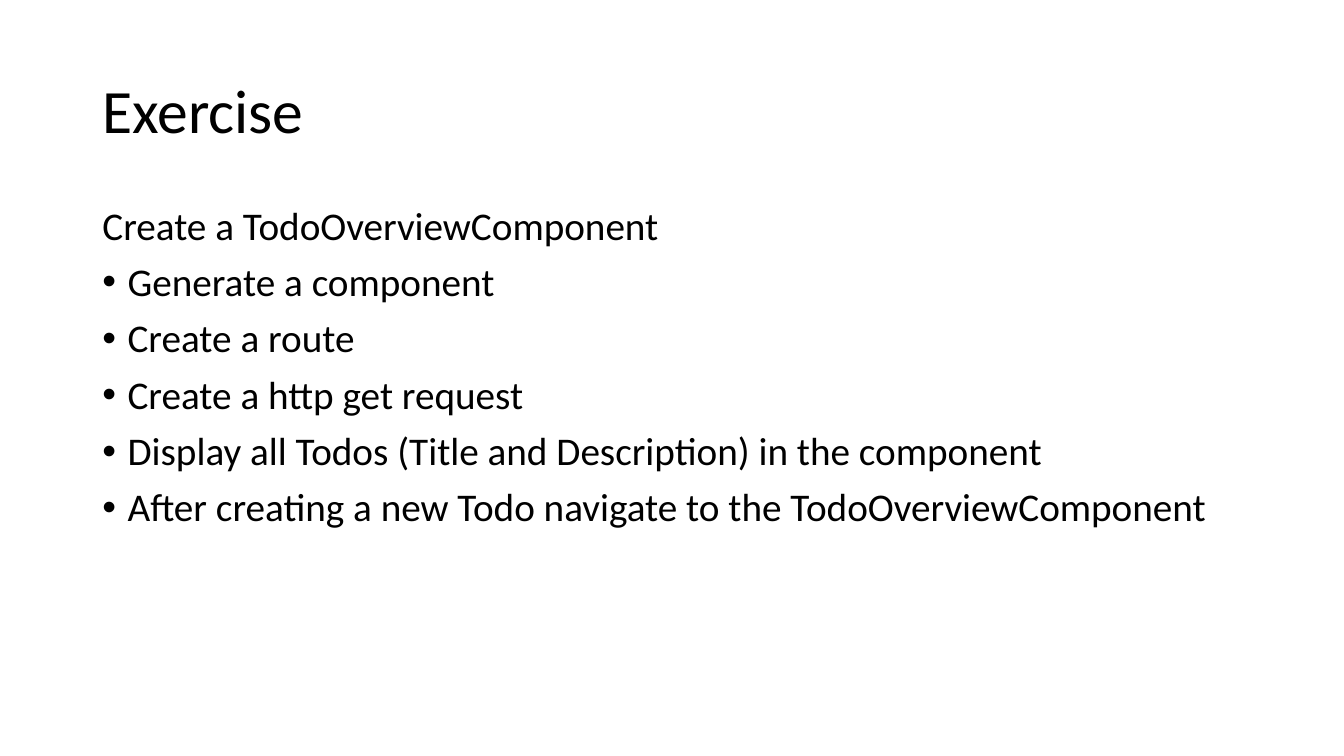
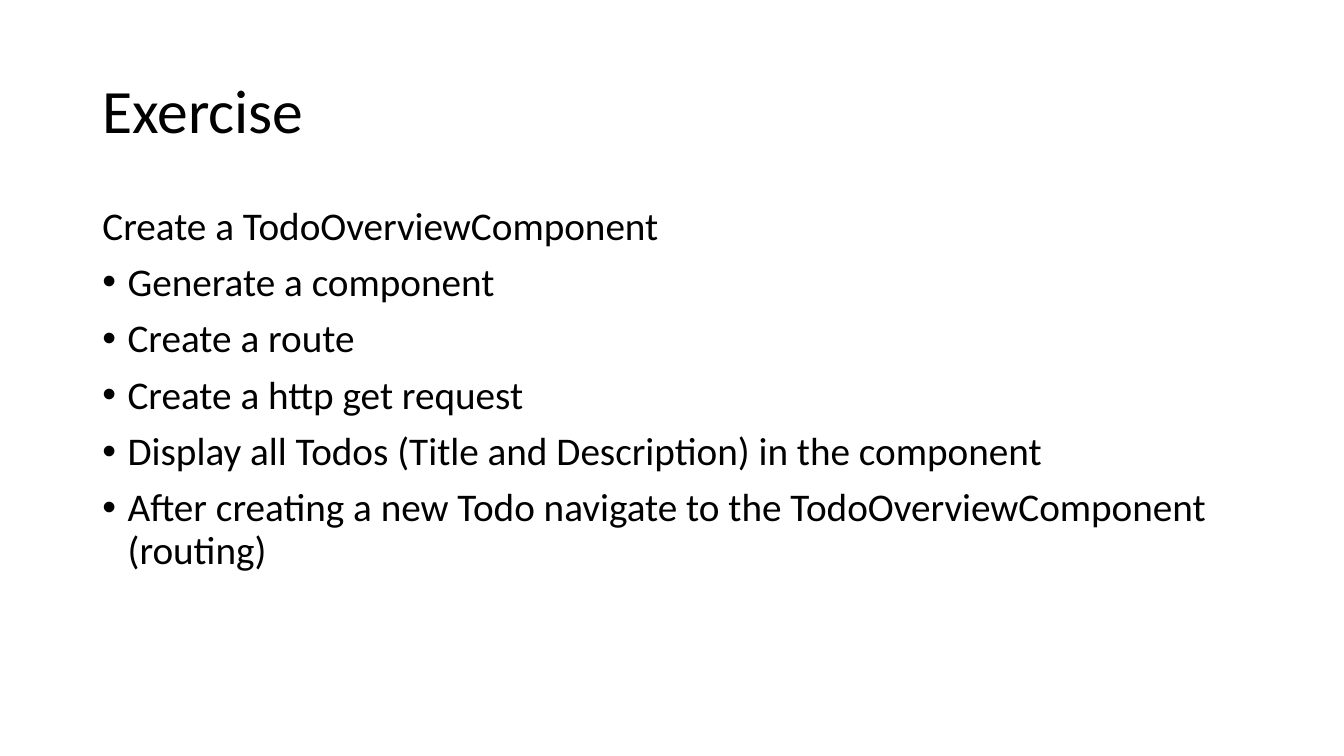
Before and after one commit to spirit-coding/todo-app-aj33349, a slide deck: slide 31 of Angular2.pptx. Drawn at 1344x756 pixels with LibreOffice and Linux fonts; fonts in the diff are those of the drawing. Boxes give left, top, right and bottom in pixels: in the first picture for what was removed or moved away, otherwise in the second. Text is boxed around its words. In the diff, an @@ line names an element or a change of style, - is before the commit and + after.

Commit message:
Update

```diff
--- a/Angular2.pptx
+++ b/Angular2.pptx
@@ text at [128,493,1205,571]: text changed @@
-• After creating a new Todo navigate to the TodoOverviewComponent
+• After creating a new Todo navigate to the TodoOverviewComponent (routing)
```
Also in this commit, not shown: 1 other slide changed, 7 slides added, 1 slide removed.
